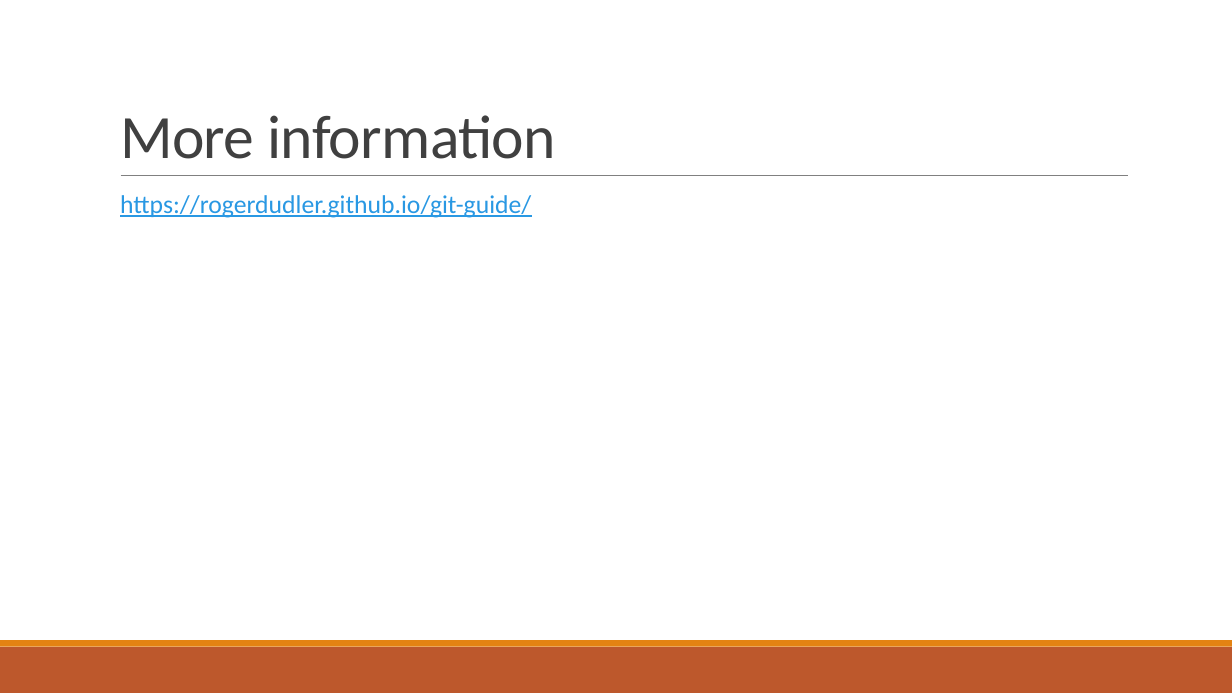
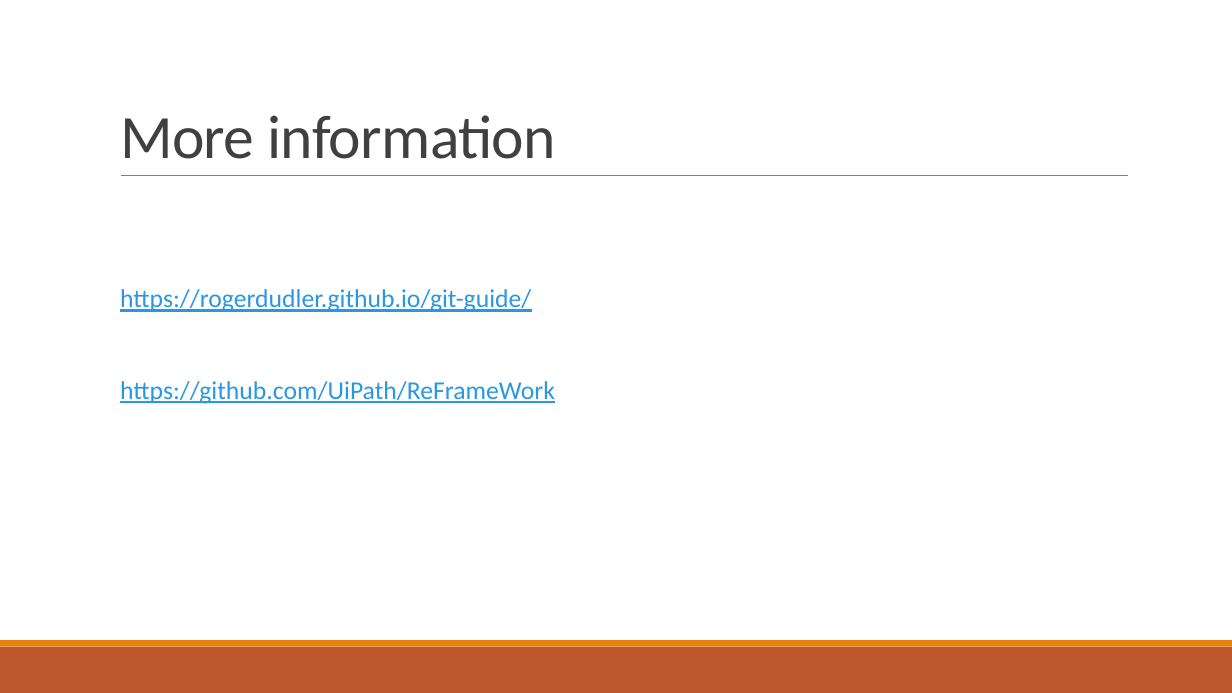
Before and after one commit to erika-bot/Sample, a slide deck: slide 13 of Docs/ReFrameWorkGitHub.pptx. Drawn at 1232x693 pixels with LibreOffice and Linux fonts; fonts in the diff are those of the drawing. Boxes give left, top, right and bottom in pixels: in the first picture for what was removed or moved away, otherwise in the second. Text is boxed around its words. In the diff, an @@ line names an element or a change of style, - is before the commit and + after.

```diff
--- a/Docs/ReFrameWorkGitHub.pptx
+++ b/Docs/ReFrameWorkGitHub.pptx
@@ text at [120,381,555,404]: paragraph added @@
+  https://github.com/UiPath/ReFrameWork
```
Also in this commit, not shown: 1 other file.
